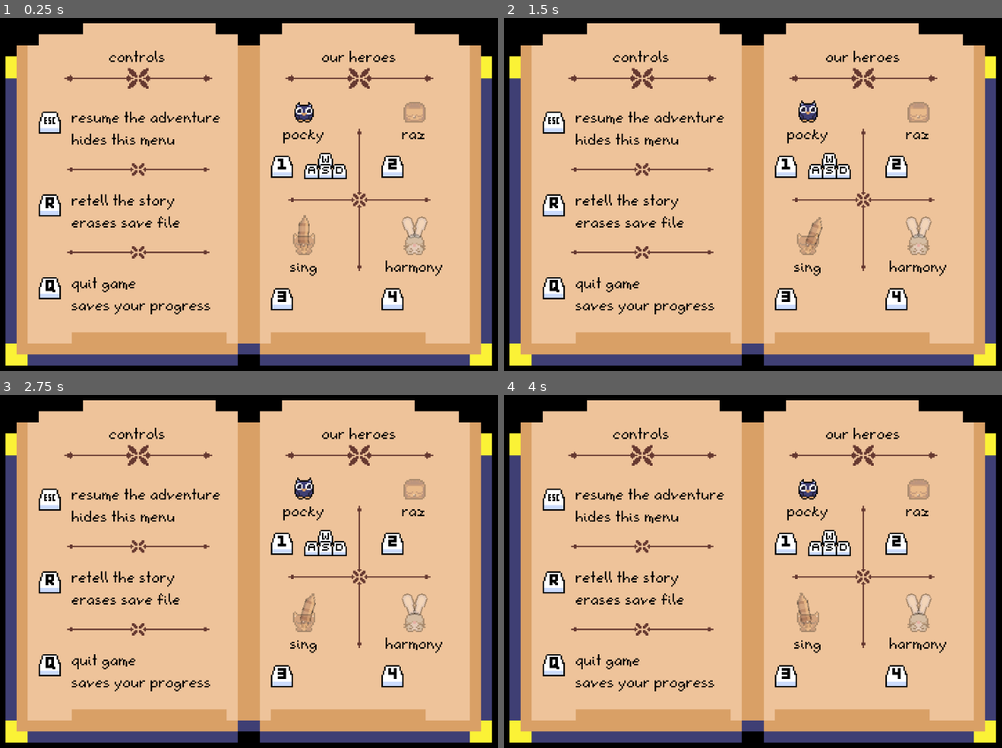
Above: before the commit, frames 1-4 (two rows, left to right).
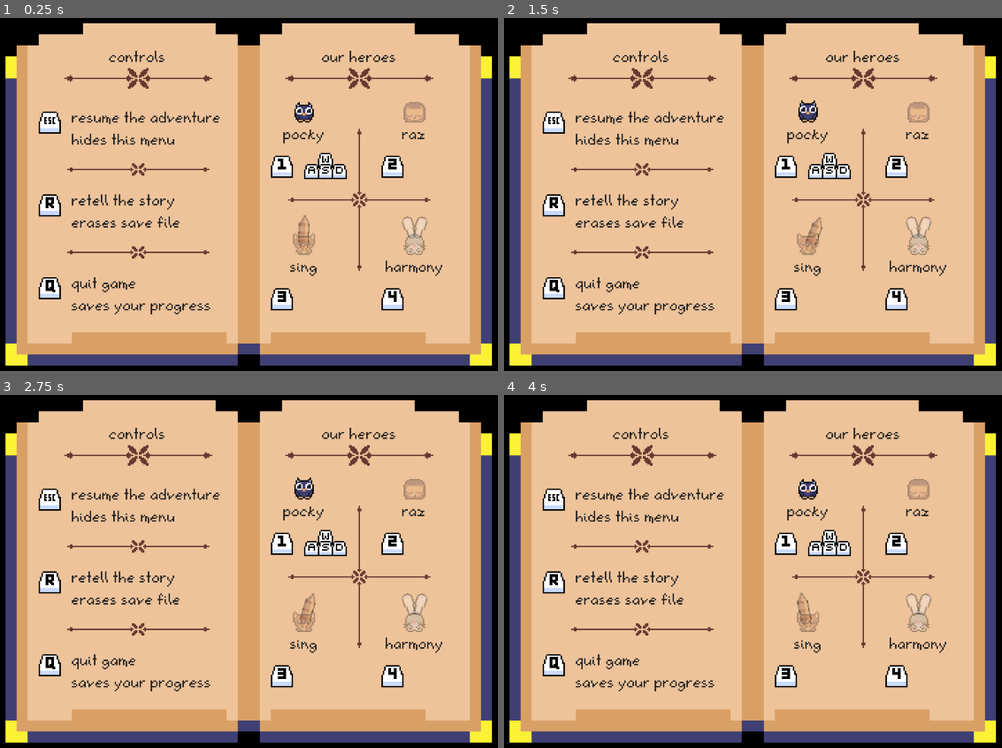
Above: after the commit, the same moments.

Repository: atka66/cccc
Game: Godot game, scene res://objects/system/menu/Menu.tscn
The game is run twice, just before and just after one commit, with the same random seed, the same clock (stepped at 60 frames per second) and the same inputs. This scene is started directly instead of the project's main scene. Sound files missing from this copy of the repository are replaced by a short silence.
Inputs:
- Up to frame 1 (0.25 s): no input
- Up to frame 2 (1.5 s): tap Enter at 0.5 s; hold D (right_1) from 0.53 s (still down); tap S (dash_1) at 0.6 s; tap W (jump_1) at 0.77 s; tap Down (dash_2) at 1.35 s
- Up to frame 3 (2.75 s): tap W (jump_1) at 1.52 s; release D (right_1) at 2.03 s; hold A (left_1) from 2.03 s (still down); tap X (death_1) at 2.1 s
- Up to frame 4 (4 s): release A (left_1) at 2.78 s; hold D (right_1) from 2.78 s (still down); tap L (death_2) at 2.85 s; tap W (jump_1) at 3.02, 3.77 s; tap Left (left_2) at 3.6 s

The runs differ from the first frame. In frame 1, 1.0% of the frame differs, in the area x 14-89%, y 9-84%; in frame 2, 1.0%; in frame 3, 1.0%; in frame 4, 1.0%.

Commit message:
book labels are gray

Diff:
--- a/menu/Story.tscn
+++ b/menu/Story.tscn
@@ -401,7 +401,7 @@
 position = Vector2( -2, -12.5 )
 scale = Vector2( 0.0625, 0.0625 )
 fontSize = 2
-color = Color( 0, 0, 0, 1 )
+color = Color( 0.12549, 0.12549, 0.12549, 1 )
 animate = false
 
 [node name="StoryLeft" type="Sprite" parent="Book/Opened/BookLeftSprite"]
--- a/objects/system/menu/Menu.tscn
+++ b/objects/system/menu/Menu.tscn
@@ -144,7 +144,7 @@
 position = Vector2( 180, 52 )
 text = "controls"
 alignment = 1
-color = Color( 0, 0, 0, 1 )
+color = Color( 0.12549, 0.12549, 0.12549, 1 )
 animate = false
 
 [node name="BackHintSprite" type="Sprite" parent="."]
@@ -157,13 +157,13 @@
 [node name="BackLabel" parent="." instance=ExtResource( 2 )]
 position = Vector2( 132, 96 )
 text = "resume the adventure"
-color = Color( 0, 0, 0, 1 )
+color = Color( 0.12549, 0.12549, 0.12549, 1 )
 animate = false
 
 [node name="BackLabelExp" parent="." instance=ExtResource( 2 )]
 position = Vector2( 132, 112 )
 text = "hides this menu"
-color = Color( 0, 0, 0, 1 )
+color = Color( 0.12549, 0.12549, 0.12549, 1 )
 animate = false
 
 [node name="ResetHintSprite" type="Sprite" parent="."]
@@ -176,13 +176,13 @@
 [node name="ResetLabel" parent="." instance=ExtResource( 2 )]
 position = Vector2( 132, 156 )
 text = "retell the story"
-color = Color( 0, 0, 0, 1 )
+color = Color( 0.12549, 0.12549, 0.12549, 1 )
 animate = false
 
 [node name="ResetLabelExp" parent="." instance=ExtResource( 2 )]
 position = Vector2( 132, 172 )
 text = "erases save file"
-color = Color( 0, 0, 0, 1 )
+color = Color( 0.12549, 0.12549, 0.12549, 1 )
 animate = false
 
 [node name="QuitHintSprite" type="Sprite" parent="."]
@@ -195,20 +195,20 @@
 [node name="QuitLabel" parent="." instance=ExtResource( 2 )]
 position = Vector2( 132, 216 )
 text = "quit game"
-color = Color( 0, 0, 0, 1 )
+color = Color( 0.12549, 0.12549, 0.12549, 1 )
 animate = false
 
 [node name="QuitLabelExp" parent="." instance=ExtResource( 2 )]
 position = Vector2( 132, 232 )
 text = "saves your progress"
-color = Color( 0, 0, 0, 1 )
+color = Color( 0.12549, 0.12549, 0.12549, 1 )
 animate = false
 
 [node name="HeroesLabel" parent="." instance=ExtResource( 2 )]
 position = Vector2( 340, 52 )
 text = "our heroes"
 alignment = 1
-color = Color( 0, 0, 0, 1 )
+color = Color( 0.12549, 0.12549, 0.12549, 1 )
 animate = false
 
 [node name="PlayerSelector0" parent="." instance=ExtResource( 3 )]
@@ -291,13 +291,13 @@
 [node name="LeftEye" type="AnimatedSprite" parent="QuitPrompt/SadOwl"]
 position = Vector2( -6, -2 )
 frames = ExtResource( 7 )
-frame = 1
+frame = 2
 playing = true
 
 [node name="RightEye" type="AnimatedSprite" parent="QuitPrompt/SadOwl"]
 position = Vector2( 6, -2 )
 frames = ExtResource( 7 )
-frame = 1
+frame = 2
 playing = true
 
 [node name="AppearAudio" type="AudioStreamPlayer2D" parent="QuitPrompt/SadOwl"]
@@ -316,13 +316,11 @@
 [node name="LeftEye" type="AnimatedSprite" parent="QuitPrompt/SadHedgehog"]
 position = Vector2( -6, -1 )
 frames = ExtResource( 7 )
-frame = 2
 playing = true
 
 [node name="RightEye" type="AnimatedSprite" parent="QuitPrompt/SadHedgehog"]
 position = Vector2( 6, -1 )
 frames = ExtResource( 7 )
-frame = 2
 playing = true
 
 [node name="AppearAudio" type="AudioStreamPlayer2D" parent="QuitPrompt/SadHedgehog"]
--- a/objects/system/menu/PlayerSelector.tscn
+++ b/objects/system/menu/PlayerSelector.tscn
@@ -41,7 +41,7 @@
 [node name="Name" parent="." instance=ExtResource( 5 )]
 position = Vector2( 0, 12 )
 alignment = 1
-color = Color( 0, 0, 0, 1 )
+color = Color( 0.12549, 0.12549, 0.12549, 1 )
 animate = false
 
 [node name="Anim" type="AnimationPlayer" parent="."]
